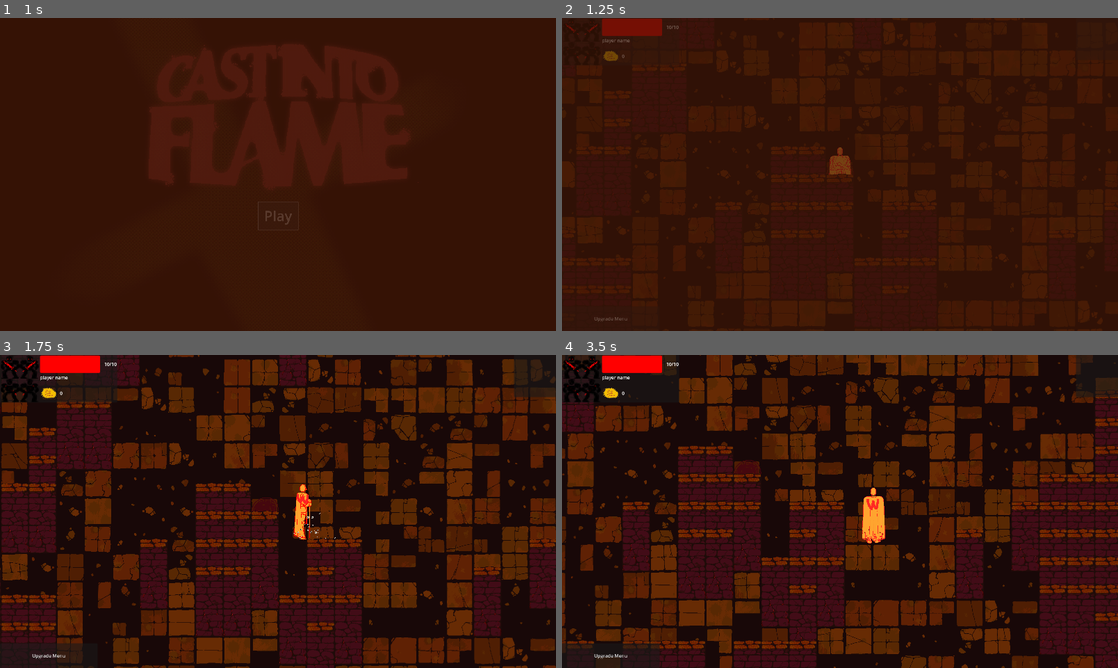
Above: before the commit, frames 1-4 (two rows, left to right).
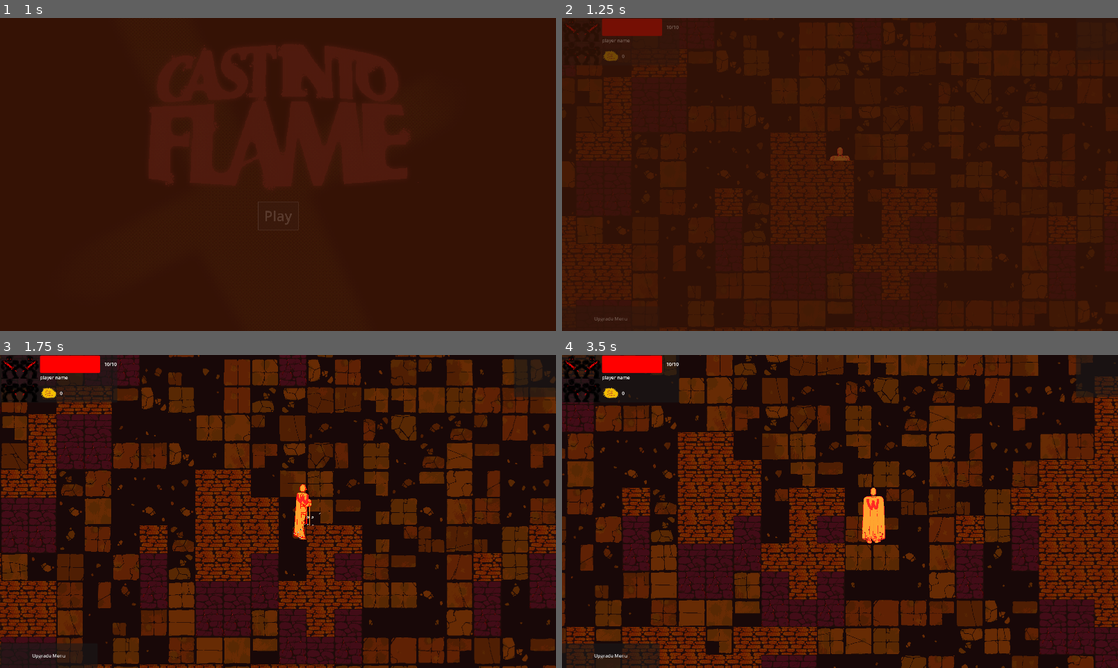
Above: after the commit, the same moments.

Repository: jible/capstone
Game: Godot game, scene res://scenes/testScenes/main_menu.tscn
Same seed, same stepped clock (60 frames per second), same inputs: the game is played once before the commit and once after it. The engine's default icon, where the game draws it, is replaced by a stand-in: a white triangle on a blue panel in a dark square.
Inputs (mouse positions are in pixels of both pictures, inside the frame that each line leads up to):
- Up to frame 1 (1 s): click "Play" at 0.5 s
- Up to frame 2 (1.25 s): no input
- Up to frame 3 (1.75 s): move the mouse to (400, 495) at 1.27 s; hold Right (right) from 1.28 s (still down); hold Space (attack) from 1.28 s (still down)
- Up to frame 4 (3.5 s): move the mouse to (728, 527) at 2.02 s; release Right (right) at 2.03 s; release Space (attack) at 2.03 s; hold Down (down) 2.03-2.78 s; tap Space (attack) at 2.1 s; move the mouse to (895, 442) at 2.77 s; hold Right (right) from 2.78 s (still down); hold Space (attack) from 2.78 s (still down)

Frame 1 is identical in both runs. In frame 2, 2.3% of the frame differs, in the area x 0-100%, y 10-100%; in frame 3, 8.9%; in frame 4, 13%, in the area x 0-100%, y 0-100%.

Commit message:
new ceiling texture implemented

Diff:
--- a/scenes/level_generator.tscn
+++ b/scenes/level_generator.tscn
@@ -6,6 +6,7 @@
 [ext_resource type="Texture2D" uid="uid://ca6grrk71ix8f" path="res://assets/tilesets/wall_tileset.png" id="3_r8qfe"]
 [ext_resource type="TileSet" uid="uid://cbcmjaiqxltk3" path="res://tilesets/temp_floor.tres" id="4_wlnp8"]
 [ext_resource type="Script" path="res://scripts/nav_mesh_maker.gd" id="6_eeug0"]
+[ext_resource type="Texture2D" uid="uid://duufxwo0sqfp" path="res://assets/tilesets/wall_tileset_v2.png" id="6_kmgqy"]
 
 [sub_resource type="TileSetAtlasSource" id="TileSetAtlasSource_sr1dw"]
 resource_name = "walls"
@@ -29,10 +30,29 @@
 2:1/0/z_index = 1
 2:1/0/y_sort_origin = 100
 
+[sub_resource type="TileSetAtlasSource" id="TileSetAtlasSource_8j4gp"]
+resource_name = "wallV2"
+texture = ExtResource("6_kmgqy")
+texture_region_size = Vector2i(120, 120)
+0:0/0 = 0
+0:0/0/z_index = 1
+0:0/0/y_sort_origin = -100
+0:0/0/physics_layer_0/polygon_0/points = PackedVector2Array(-60, -60, -60, 60, 60, 60, 60, -60)
+1:0/0 = 0
+1:0/0/z_index = 1
+1:0/0/y_sort_origin = 20
+2:0/0 = 0
+2:0/0/z_index = 2
+0:1/0 = 0
+0:1/0/z_index = 2
+1:1/0 = 0
+2:1/0 = 0
+
 [sub_resource type="TileSet" id="TileSet_0kjvg"]
 tile_size = Vector2i(120, 120)
 physics_layer_0/collision_layer = 3
 physics_layer_0/collision_mask = 3
+sources/1 = SubResource("TileSetAtlasSource_8j4gp")
 sources/0 = SubResource("TileSetAtlasSource_sr1dw")
 
 [sub_resource type="NavigationPolygon" id="NavigationPolygon_2pohe"]
--- a/scripts/level_generator.gd
+++ b/scripts/level_generator.gd
@@ -112,8 +112,8 @@
 				layers["environment"].set_cell(pos, 0, Vector2i(9, 9))
 
 			if map.get_tile(pos).type == null:
-				layers["wall1"].set_cell(Vector2(x,y), 0, Vector2i(0,0))
+				layers["wall1"].set_cell(Vector2(x,y), 1, Vector2i(0,0))
 				if y - 1 >= 0:
-					layers["wall2"].set_cell(Vector2(x,y - 1), 0, Vector2i(1,0))
+					layers["wall2"].set_cell(Vector2(x,y - 1), 1, Vector2i(1,0))
 				if y -2 >= 0:
-					layers["ceiling"].set_cell(Vector2(x,y - 2), 0, Vector2i(2,0))
+					layers["ceiling"].set_cell(Vector2(x,y - 2), 1, Vector2i(2,0))
Binary file added: assets/tilesets/wall_tileset_v2.png
Not shown, added: assets/tilesets/wall_tileset_v2.png.import
Not shown: 1 places in scenes/level_generator.tscn that only renumber resources
